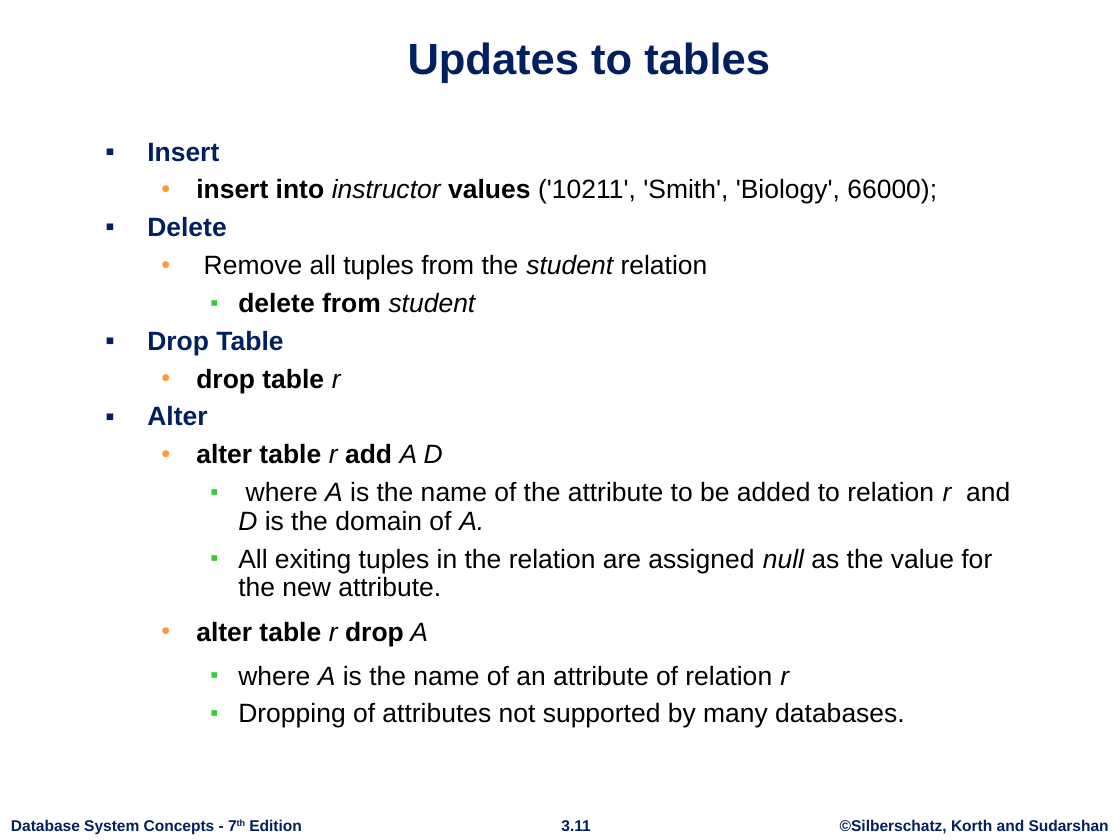
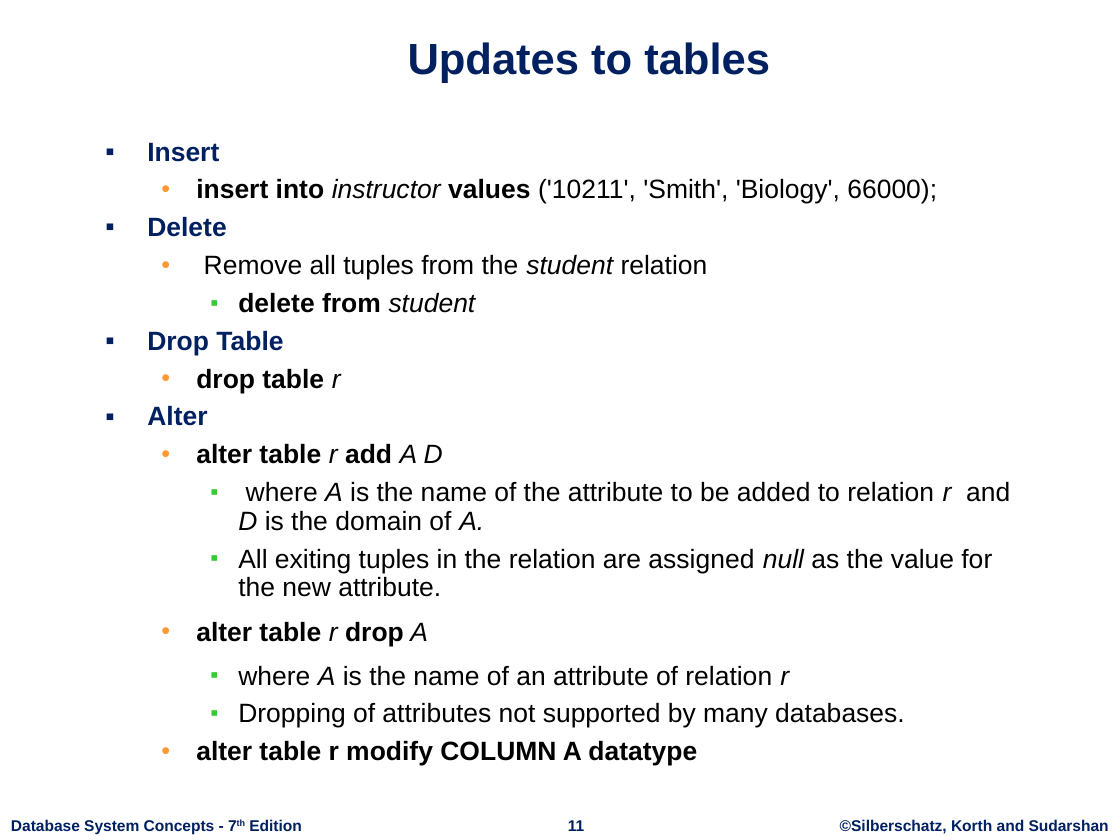
Before and after one commit to nashurgessa/DB-practices, a slide deck: slide 11 of Slides/L5.6 Introduction SQL.pptx. Drawn at 1120x840 pixels with LibreOffice and Linux fonts; fonts in the diff are those of the drawing; background and template pictures are left out. Boxes give left, top, right and bottom in pixels: in the first picture for what was removed or moved away, otherwise in the second. Text is boxed around its words. In the diff, an @@ line names an element or a change of style, - is before the commit and + after.

```diff
--- a/Slides/L5.6 Introduction SQL.pptx
+++ b/Slides/L5.6 Introduction SQL.pptx
@@ text at [196,740,697,766]: paragraph added @@
+  • alter table r modify COLUMN A datatype
@@ page number at [568,820,584,831]: text changed @@
-3.11
+11
```
Also in this commit, not shown: 5 other slides changed, 1 other file.
